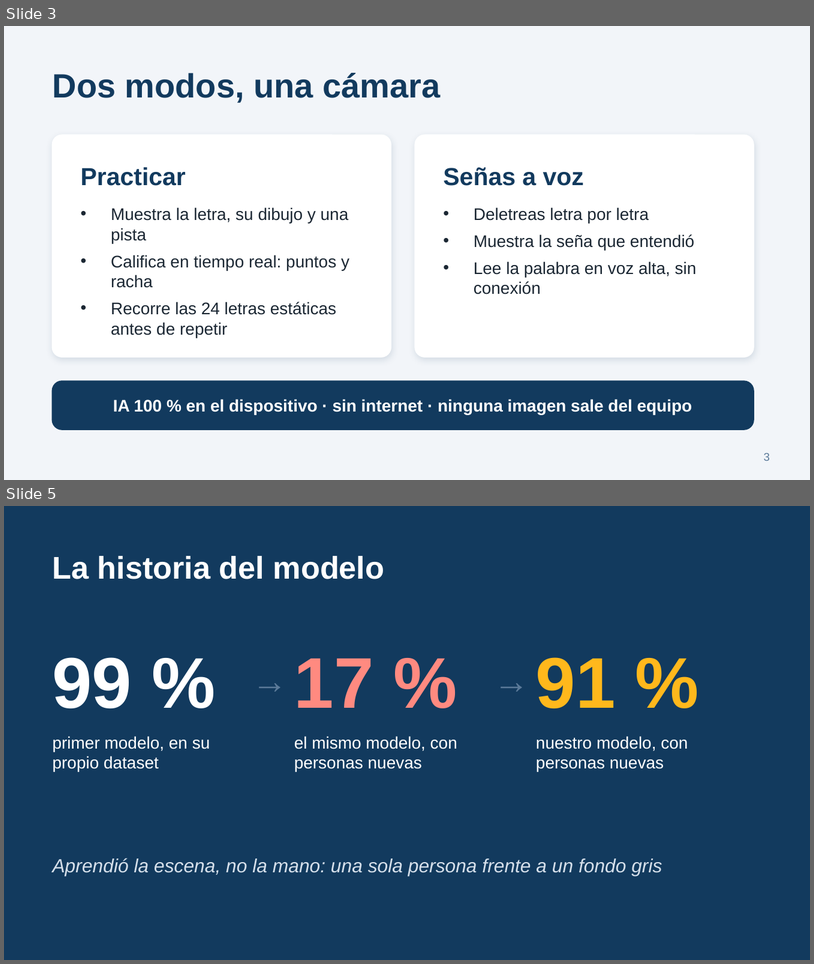
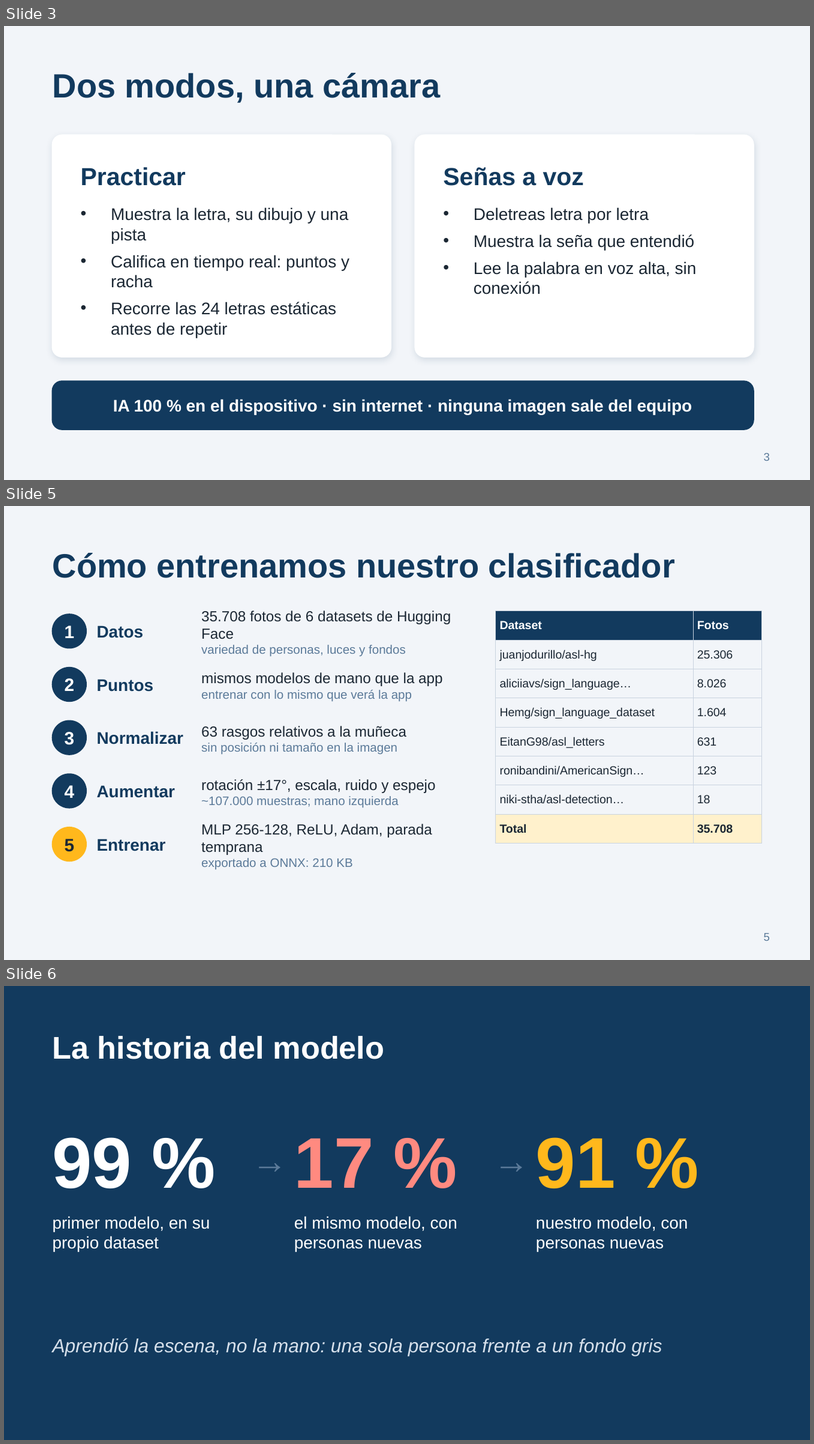
Before and after one commit to mattiasribera/SignBridge, a slide deck: docs/SignBridge-Presentacion.pptx. Shown one above the other, each under a label of ours: slides 3 and 5 before the commit, slides 3, 5 and 6 after it; the slides between them are not shown. The pictures are 814x964 and 814x1444 pixels, drawn with LibreOffice and Linux fonts; fonts in the diff are those of the drawing. Boxes give left, top, right and bottom in pixels: in the first picture for what was removed or moved away, otherwise in the second. Text is boxed around its words. In the diff, an @@ line names an element or a change of style, - is before the commit and + after.

```diff
--- a/docs/SignBridge-Presentacion.pptx
+++ b/docs/SignBridge-Presentacion.pptx
@@ slide 5 added at [4, 506, 810, 960], background #F2F5F9 @@
@@ title added at [53, 553, 675, 578], 30 pt, text #123A5E, bold @@
+Cómo entrenamos nuestro clasificador
@@ text added at [201, 610, 451, 657], 13 pt, text #1B2733 @@
+35.708 fotos de 6 datasets de Hugging Face
+variedad de personas, luces y fondos
@@ table added at [496, 611, 762, 835], 8 rows, 2 columns @@
+Dataset | Fotos
+juanjodurillo/asl-hg | 25.306
+aliciiavs/sign_language… | 8.026
+Hemg/sign_language_dataset | 1.604
+EitanG98/asl_letters | 631
+ronibandini/AmericanSign… | 123
+niki-stha/asl-detection… | 18
+Total | 35.708
@@ ellipse added at [53, 614, 86, 648], fill #123A5E, outline #123A5E 1 pt @@
@@ text added at [65, 625, 75, 638], 16 pt, text #FFFFFF, bold @@
+1
@@ text added at [97, 625, 144, 638], 15 pt, text #123A5E, bold @@
+Datos
@@ ellipse added at [53, 667, 86, 701], fill #123A5E, outline #123A5E 1 pt @@
@@ text added at [65, 678, 75, 691], 16 pt, text #FFFFFF, bold @@
+2
@@ text added at [97, 679, 154, 691], 15 pt, text #123A5E, bold @@
+Puntos
@@ text added at [201, 672, 443, 702], 11 pt, text #5B7A99 @@
+mismos modelos de mano que la app
+entrenar con lo mismo que verá la app
@@ ellipse added at [53, 721, 86, 754], fill #123A5E, outline #123A5E 1 pt @@
@@ text added at [65, 732, 75, 745], 16 pt, text #FFFFFF, bold @@
+3
@@ text added at [97, 731, 184, 744], 15 pt, text #123A5E, bold @@
+Normalizar
@@ text added at [201, 726, 407, 754], 11 pt, text #5B7A99 @@
+63 rasgos relativos a la muñeca
+sin posición ni tamaño en la imagen
@@ ellipse added at [53, 774, 86, 808], fill #123A5E, outline #123A5E 1 pt @@
@@ text added at [65, 785, 75, 798], 16 pt, text #FFFFFF, bold @@
+4
@@ text added at [97, 785, 176, 798], 15 pt, text #123A5E, bold @@
+Aumentar
@@ text added at [201, 779, 435, 808], 13 pt, text #1B2733 @@
+rotación ±17°, escala, ruido y espejo
+~107.000 muestras; mano izquierda
@@ ellipse added at [53, 827, 86, 861], fill #FFB81C, outline #FFB81C 1 pt @@
@@ text added at [201, 823, 432, 869], 13 pt, text #1B2733 @@
+MLP 256-128, ReLU, Adam, parada temprana
+exportado a ONNX: 210 KB
@@ text added at [65, 838, 75, 852], 16 pt, text #1B2733, bold @@
+5
@@ text added at [97, 838, 166, 851], 15 pt, text #123A5E, bold @@
+Entrenar
@@ page number added at [764, 933, 770, 940], 10 pt, text #5B7A99 @@
+5
@@ what was slide 5 is now slide 6 @@
```
Also in this commit, not shown: 1 slide changed, 2 other files.
